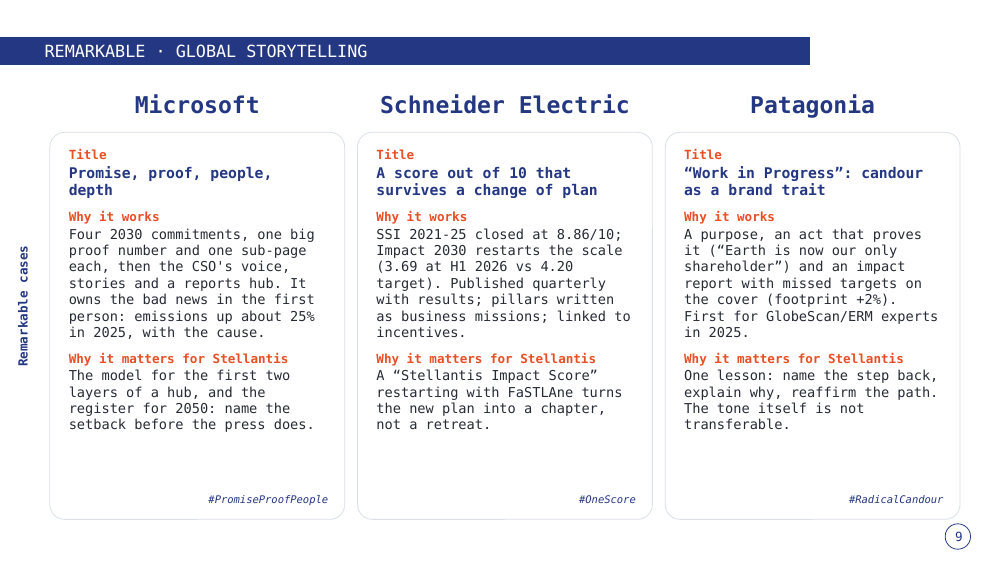
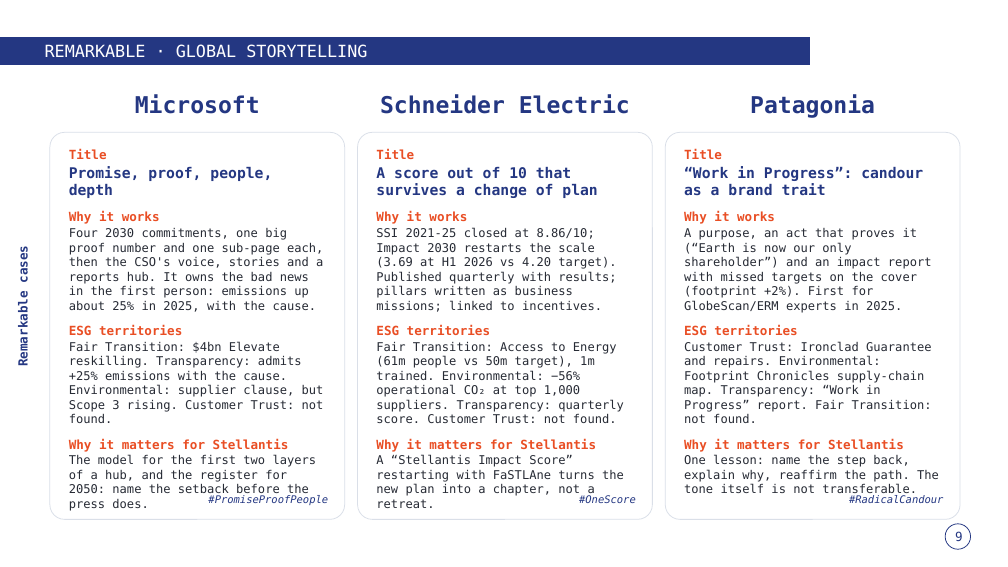
Before and after one commit to gabbelluardo-strategy/traproject, a slide deck: slide 9 of decks/Storytelling_and_ESG_Territories_Stellantis_EN.pptx. Drawn at 1008x567 pixels with LibreOffice and Linux fonts; fonts in the diff are those of the drawing; background and template pictures are left out. Boxes give left, top, right and bottom in pixels: in the first picture for what was removed or moved away, otherwise in the second. Text is boxed around its words. In the diff, an @@ line names an element or a change of style, - is before the commit and + after.

```diff
--- a/decks/Storytelling_and_ESG_Territories_Stellantis_EN.pptx
+++ b/decks/Storytelling_and_ESG_Territories_Stellantis_EN.pptx
@@ text at [69,228,323,497]: size 13 to 11.5 pt in "Four 2030 commitments, one big proof number ...", "The model for the first two layers ..." @@
@@ text at [376,227,624,497]: size 13 to 11.5 pt in "SSI 2021-25 closed at 8.86/10; Impact 2030 ...", "A “Stellantis Impact Score” restarting with FaSTLAne ..." @@
@@ text at [684,228,939,497]: size 13 to 11.5 pt in "A purpose, an act that proves it ...", "One lesson: name the step back, explain ..." @@
@@ text at [69,325,324,423]: paragraphs added @@
+ESG territories
+Fair Transition: $4bn Elevate reskilling. Transparency: admits +25% emissions with the cause. Environmental: supplier clause, but Scope 3 rising. Customer Trust: not found.
@@ text at [376,325,624,423]: paragraphs added @@
+ESG territories
+Fair Transition: Access to Energy (61m people vs 50m target), 1m trained. Environmental: −56% operational CO₂ at top 1,000 suppliers. Transparency: quarterly score. Customer Trust: not found.
@@ text at [684,325,932,423]: paragraphs added @@
+ESG territories
+Customer Trust: Ironclad Guarantee and repairs. Environmental: Footprint Chronicles supply-chain map. Transparency: “Work in Progress” report. Fair Transition: not found.
```
Also in this commit, not shown: 1 other slide changed, 1 other file.
